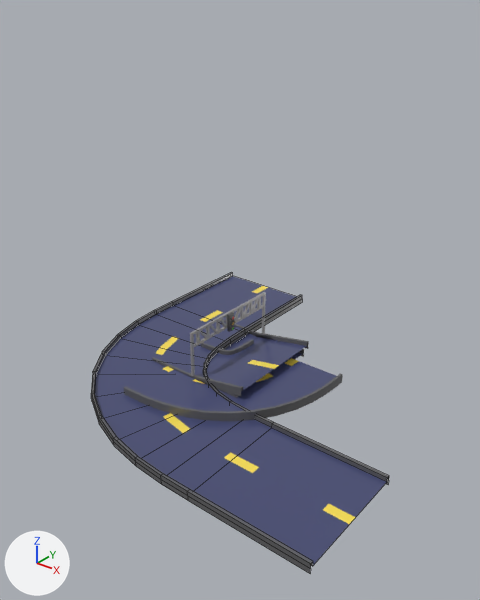
What one commit did to the FBX model Assets/Prefabs/RaceAssets/Tracks.fbx.
The view is the same before and after, from a camera (50 mm lens) standing at (51.2, -61.5, 47.2) and looking at (6.2, -5.3, 12.4). Every picture has the same lights, and +X, +Y and +Z are marked at lower left. The first picture is the older version. Mesh edges are drawn as thin lines on the coarser meshes. Where no turn or scale is listed for an object, it has been applied to the vertices.

The first picture shows 'CurveTrack', 'LongCurveTrack', 'RampTrack', 'TLStand' and 2 more.
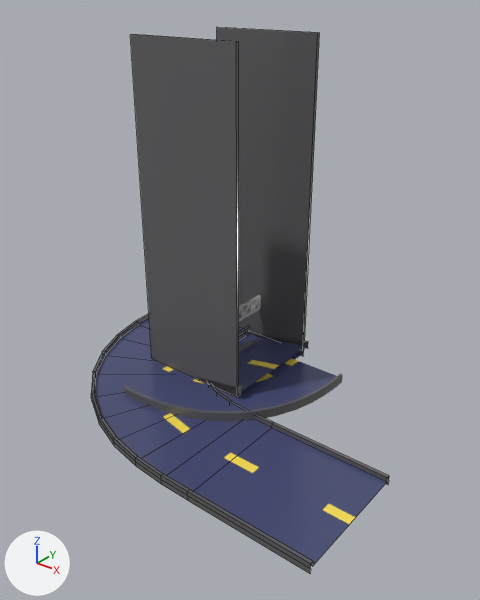
Commit message: Invisible walls to the tracks

Changed parts and their boxes (x1, y1, x2, y2) in the pictures (480 x 600 px):
'StraightTrack1', added: after (130, 27, 319, 397)

The edits, one by one:
Mesh me_mesh_002_1 is new.
It has 16 vertices, 10 faces and spans x -7.5..7.5, y -7.5..7.5, z 1.2..42.6.
It uses material mat_trackmat (picture img_trackta_standardsurface1_basecolor_1001_png).
Object 'StraightTrack1' (ob_straighttrack1) is new; it shows me_mesh_002_1.
Its location is (0.0, 0.0, -1.0).
